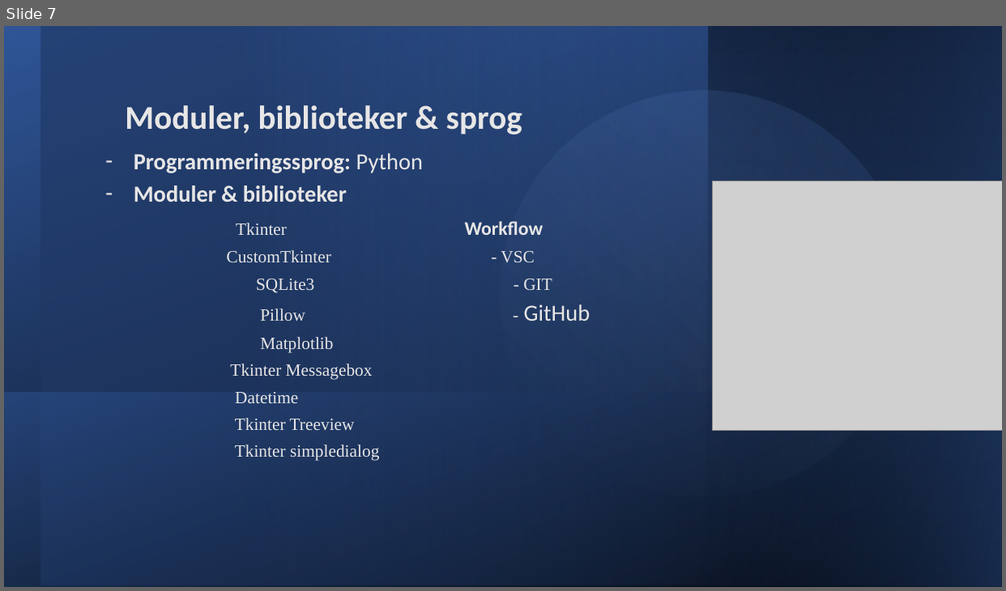
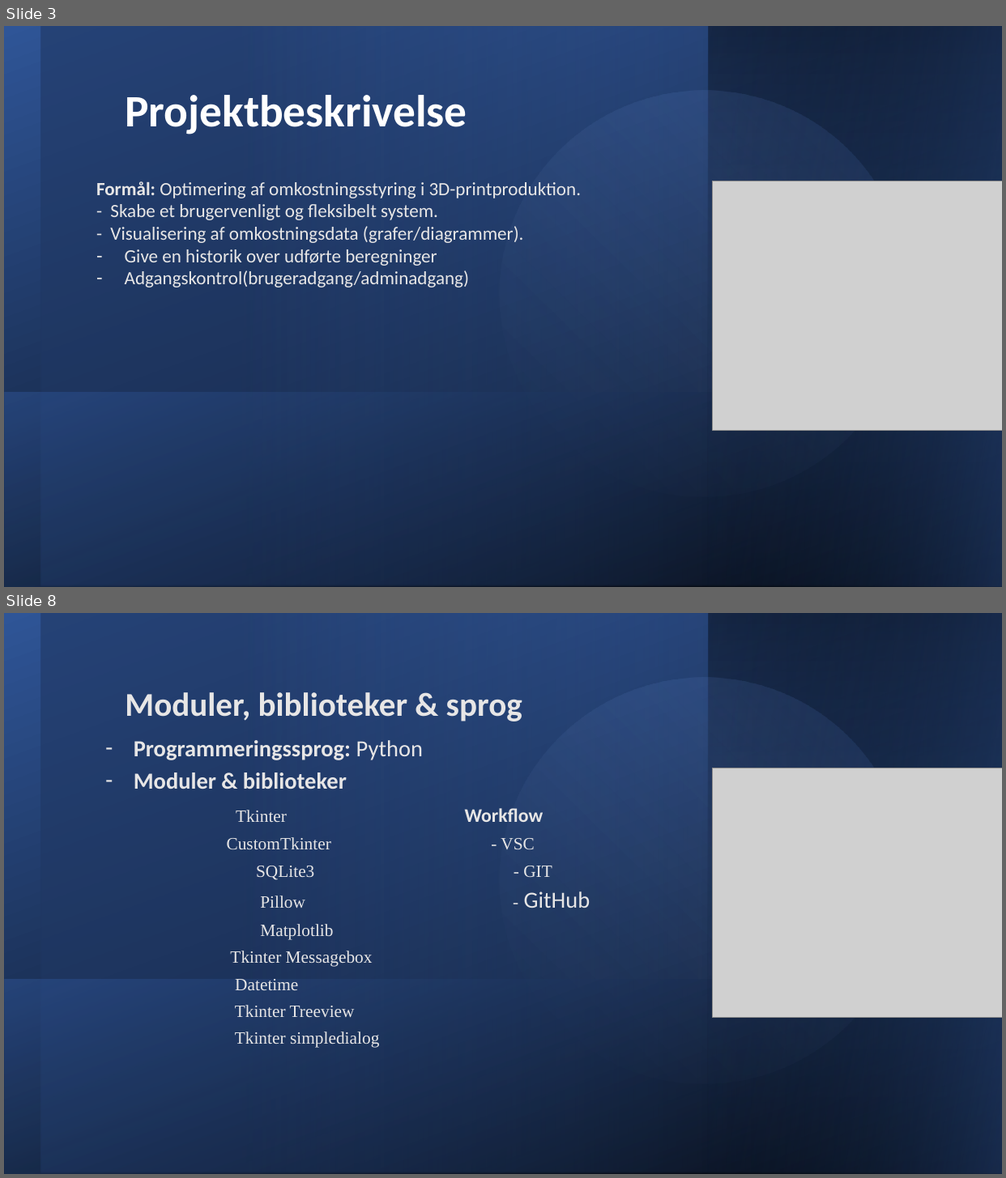
Before and after one commit to JeZoonia/Projekt-1sem, a slide deck: Præsentation/Eksamen.pptx. Shown one above the other, each under a label of ours: slide 7 before the commit, slides 3 and 8 after it; the slides between them are not shown. The pictures are 1006x591 and 1006x1178 pixels, drawn with LibreOffice and Linux fonts; fonts in the diff are those of the drawing; grey boxes stand for pictures. Boxes give left, top, right and bottom in pixels: in the first picture for what was removed or moved away, otherwise in the second. Text is boxed around its words. In the diff, an @@ line names an element or a change of style, - is before the commit and + after.

```diff
--- a/Præsentation/Eksamen.pptx
+++ b/Præsentation/Eksamen.pptx
@@ slide 3 added at [4,26,1002,587], background #FFFFFF @@
@@ rectangle added at [4,26,1002,587], fill gradient #000000 to #2F5597 @@
@@ rectangle added at [41,26,1002,586], fill gradient #203864 to #4472C4 @@
@@ ellipse added at [453,44,955,544], fill gradient #4472C4 to #8FAADC @@
@@ rectangle added at [708,26,1002,587], fill gradient #2F5597 to #000000 @@
@@ rectangle added at [709,26,1002,587], fill gradient #2F5597 to #000000 @@
@@ title added at [125,95,467,135], 43.2 pt, text #FFFFFF, bold @@
+Projektbeskrivelse
@@ text added at [96,182,582,288], 18 pt, text #E7E6E6 @@
+Formål: Optimering af omkostningsstyring i 3D-printproduktion.
+- Skabe et brugervenligt og fleksibelt system.
+- Visualisering af omkostningsdata (grafer/diagrammer).
+– Give en historik over udførte beregninger
+– Adgangskontrol(brugeradgang/adminadgang)
@@ picture added at [713,181,1002,430] @@
@@ rectangle added at [5,393,1002,587], fill gradient #2F5597 to #000000 @@
@@ what was slide 7 is now slide 8 @@
```
Also in this commit, not shown: 14 slides changed, 1 other slide added, 1 slide removed.
